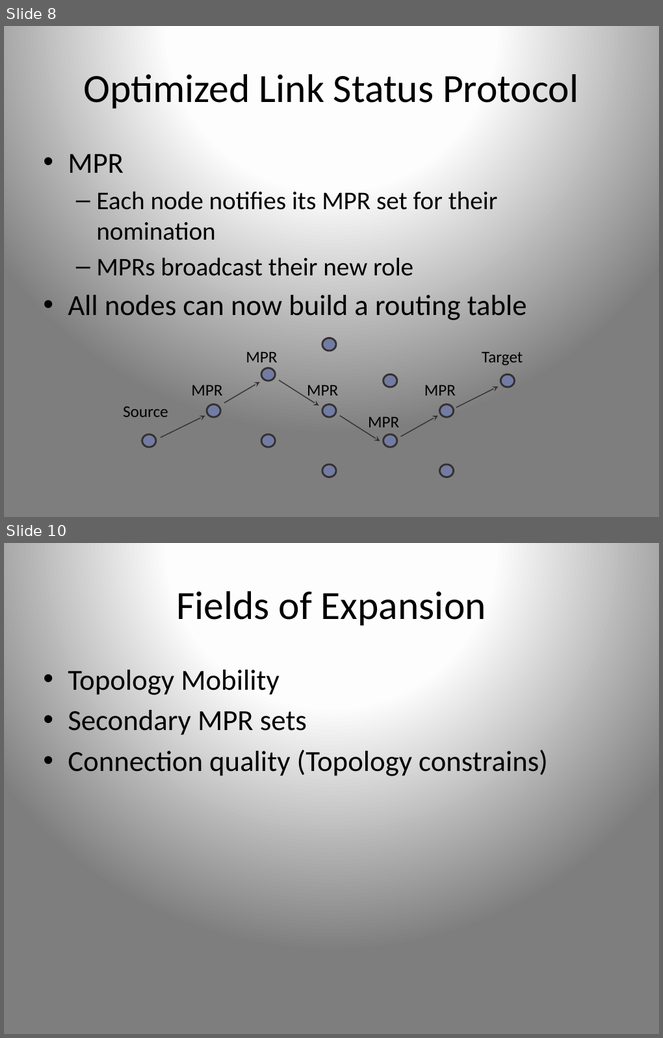
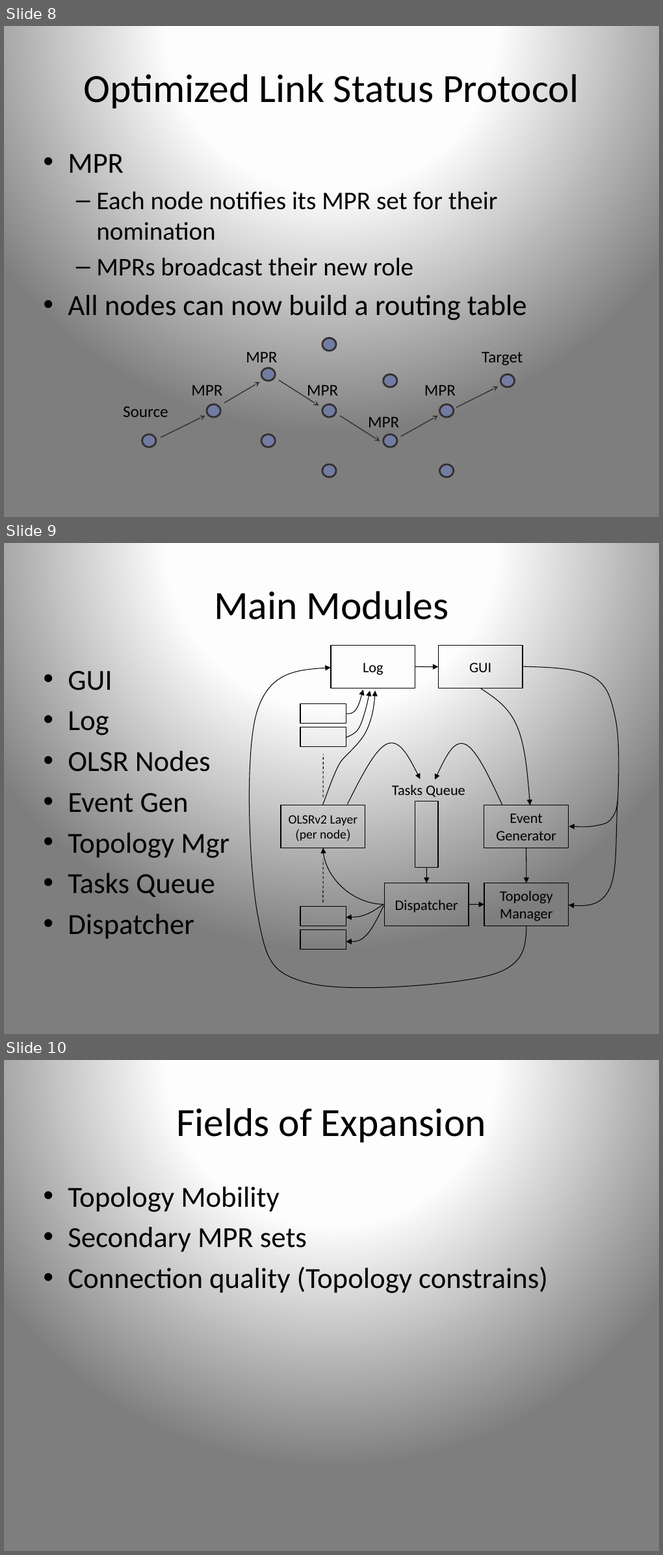
Before and after one commit to assafi/olsrsim, a slide deck: OLSRv2/docs/OLSRv2 Simulation for MANET first report.pptx. Shown one above the other, each under a label of ours: slides 8 and 10 before the commit, slides 8, 9 and 10 after it; the slides between them are not shown. The pictures are 663x1038 and 663x1555 pixels, drawn with LibreOffice and Linux fonts; fonts in the diff are those of the drawing. Boxes give left, top, right and bottom in pixels: in the first picture for what was removed or moved away, otherwise in the second. Text is boxed around its words. In the diff, an @@ line names an element or a change of style, - is before the commit and + after.

Commit message:
Final Version

```diff
--- a/OLSRv2/docs/OLSRv2 Simulation for MANET first report.pptx
+++ b/OLSRv2/docs/OLSRv2 Simulation for MANET first report.pptx
@@ slide 9 added at bbox=[4, 543, 659, 1034], background gradient #FFFFFF to #FEFEFE to #7F7F7F @@
@@ title added at bbox=[214, 591, 449, 620], 44 pt, text #000000 @@
+Main Modules
@@ text added at bbox=[68, 671, 230, 939], 32 pt, text #000000 @@
+• GUI
+• Log
+• OLSR Nodes
+• Event Gen
+• Topology Mgr
+• Tasks Queue
+• Dispatcher
@@ group added at bbox=[244, 645, 620, 993]: 11 rectangles, 11 freeform shapes, 3 arrows, 2 lines, 2 curved arrows, 1 text @@
+OLSRv2 Layer
+(per node)
+Dispatcher
+Event Generator
+Tasks Queue
+Log
+GUI
+Topology Manager
```
Also in this commit, not shown: 1 slide removed.
